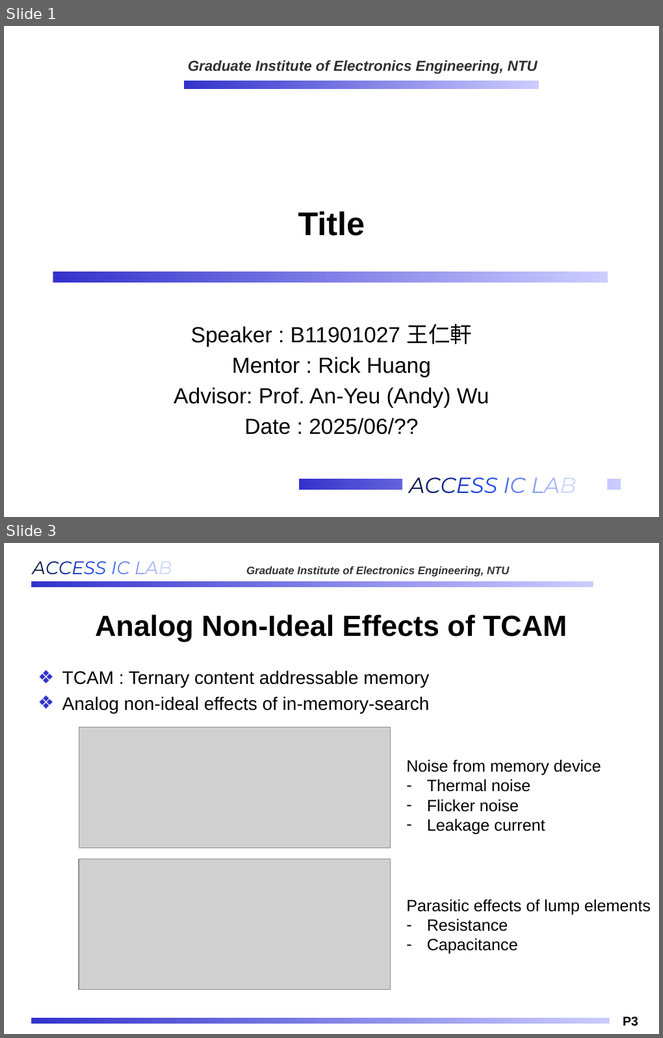
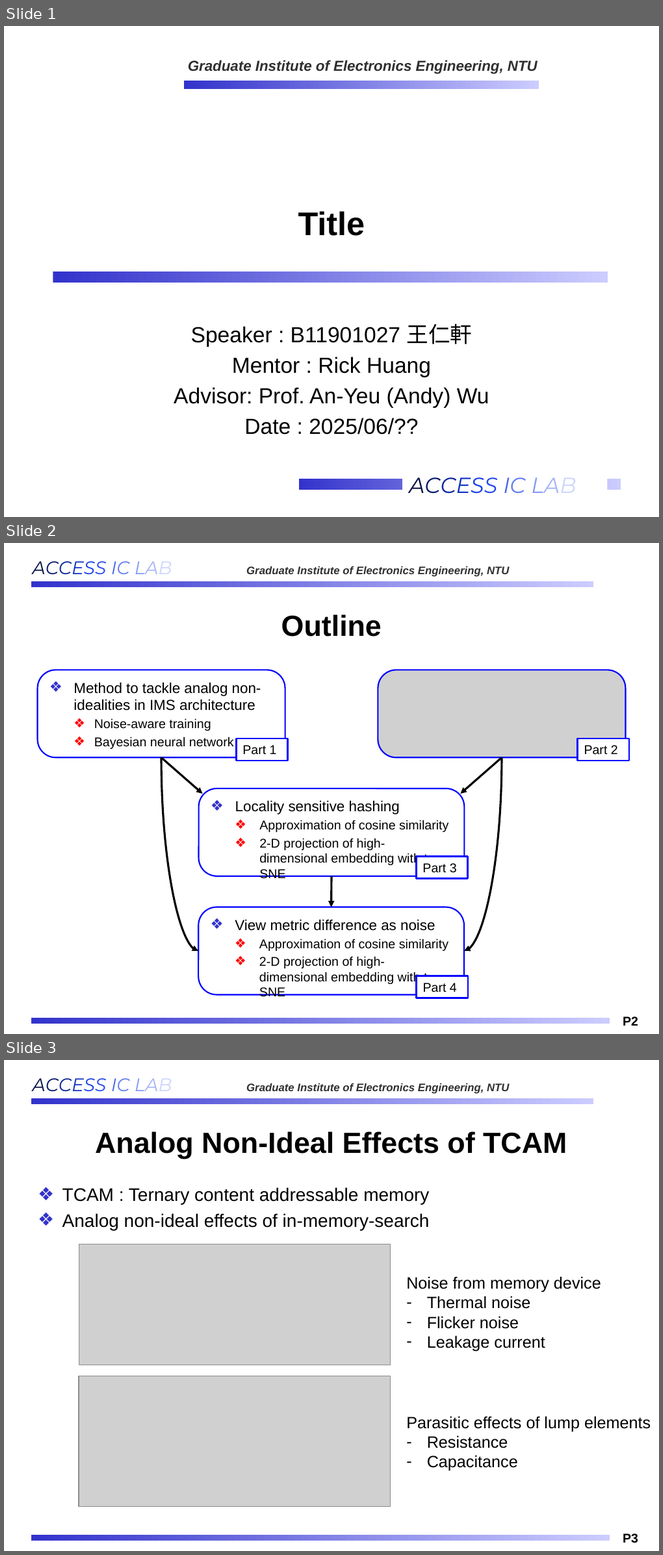
Before and after one commit to Oniontow/AndyWu_Project, a slide deck: b11901027_王仁軒.pptx. Shown one above the other, each under a label of ours: slides 1 and 3 before the commit, slides 1, 2 and 3 after it; the slides between them are not shown. The pictures are 663x1038 and 663x1555 pixels, drawn with LibreOffice and Linux fonts; fonts in the diff are those of the drawing; grey boxes stand for pictures; background and template pictures are left out. Boxes give left, top, right and bottom in pixels: in the first picture for what was removed or moved away, otherwise in the second. Text is boxed around its words. In the diff, an @@ line names an element or a change of style, - is before the commit and + after.

Commit message:
PPT

```diff
--- a/b11901027_王仁軒.pptx
+++ b/b11901027_王仁軒.pptx
@@ slide 2 added at (4, 543, 659, 1034), background #FFFFFF; not listed: 4 template elements that a slide beside it also shows @@
@@ title added at (282, 615, 382, 637), 32 pt, text #000000, bold @@
+Outline
@@ rounded rectangle added at (37, 670, 285, 758), outline #0000FF 1.5 pt, 16 pt, text #000000 @@
+❖ Method to tackle analog non-idealities in IMS architecture
+  ❖ Noise-aware training
+  ❖ Bayesian neural network
@@ picture added at (378, 670, 626, 758) @@
@@ rectangle added at (237, 739, 288, 761), fill #FFFFFF, outline #0000FF 2 pt, 14 pt, text #000000 @@
+Part 1
@@ rectangle added at (578, 739, 630, 761), fill #FFFFFF, outline #0000FF 2 pt, 14 pt, text #000000 @@
+Part 2
@@ arrow added from (161, 758) to (202, 794), #000000 2.25 pt @@
@@ curved arrow added from (161, 758) to (198, 951), #000000 2.25 pt @@
@@ arrow added from (502, 758) to (461, 794), #000000 2.25 pt @@
@@ curved arrow added from (502, 758) to (464, 951), #000000 2.25 pt @@
@@ rounded rectangle added at (198, 789, 465, 876), outline #0000FF 1.5 pt, 14 pt, text #000000 @@
+❖ Locality sensitive hashing
+  ❖ Approximation of cosine similarity
+  ❖ 2-D projection of high-dimensional embedding with t-SNE
@@ rectangle added at (417, 857, 469, 879), fill #FFFFFF, outline #0000FF 2 pt, 14 pt, text #000000 @@
+Part 3
@@ arrow added from (332, 876) to (332, 907), #000000 2.25 pt @@
@@ rounded rectangle added at (198, 907, 465, 995), outline #0000FF 1.5 pt, 14 pt, text #000000 @@
+❖ View metric difference as noise
+  ❖ Approximation of cosine similarity
+  ❖ 2-D projection of high-dimensional embedding with t-SNE
@@ rectangle added at (417, 977, 469, 999), fill #FFFFFF, outline #0000FF 2 pt, 14 pt, text #000000 @@
+Part 4
```
Also in this commit, not shown: 5 other slides added, 1 slide removed, 16 other files.
